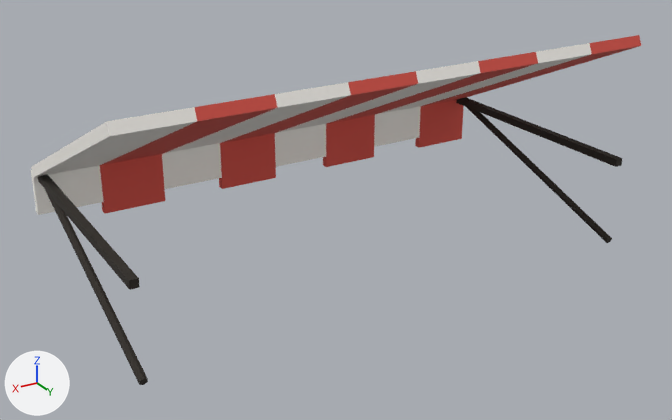
Two versions of the glTF model art/town/glb/awning.glb, one commit apart.
Rendered twice from a 50 mm camera at (1.69, 2.33, 1.52) aimed at (0.04, -0.43, 0.15). Lighting does not change. The marker at lower left points along +X, +Y and +Z. The picture after the commit comes second. Vertices at exactly the same position are counted once.

The scene before the commit, as lines of its bpy script (objects in view):
```python
me_awning = bpy.data.meshes.new('awning')
me_awning.from_pydata(...)  # 126 vertices, 256 faces; spans x -1.0..1.0, y -1.02..0.01, z -0.06..0.77
# faces by material slot: [96, 96, 64]
me_awning.materials.append(mat_red)  # red #d9554a
me_awning.materials.append(mat_white)  # white #fbf8f2
me_awning.materials.append(mat_ink)  # black #2f2a24
ob_awning = bpy.data.objects.new('awning', me_awning)
ob_awning.location = (0.0, 0.0, 0.0)
```
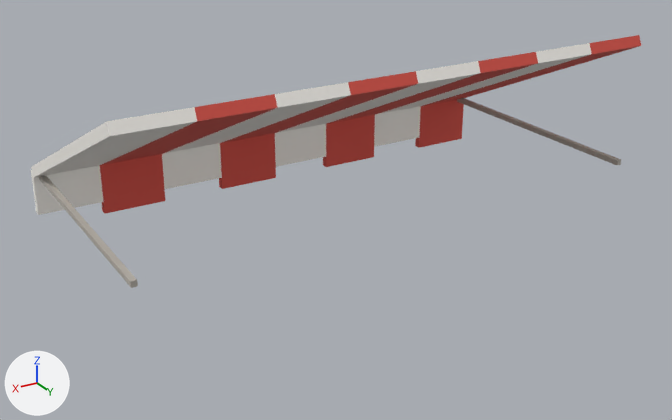
Edits to the bpy script that builds the scene:
```text
Add mat_stone:
    mat_stone = principled_material('stone')
    mat_stone.base_color = (0.485, 0.451, 0.402)  # grey #b9b3aa
    mat_stone.roughness = 0.9
Change me_awning:
    used by ob_awning; location = (0.0, 0.0, 0.0)
    remove me_awning.from_pydata(...)  # 126 vertices, 256 faces; spans x -1.0..1.0, y -1.02..0.01, z -0.06..0.77
    add me_awning.from_pydata(...)  # 102 vertices, 216 faces; spans x -1.0..1.0, y -1.02..0.01, z 0.08..0.77
    me_awning part 1: the loose piece of 12 vertices spanning x -0.98..-0.96, y -0.95..0.0, z -0.06..0.29 is deleted
    me_awning part 2: the loose piece of 12 vertices spanning x 0.96..0.98, y -0.95..0.0, z -0.06..0.29 is deleted
    me_awning part 3: 24 faces spanning x -0.98..0.98, y -1.0..0.0, z 0.27..0.29 switch from mat_ink (black #2f2a24) to mat_stone (grey #b9b3aa)
```

Changed parts and their boxes [x1, y1, x2, y2] in the pictures (672 x 420 px):
'awning', reshaped (28% shorter)
    before: [31, 35, 641, 385]
    after: [31, 35, 641, 288]
part 1 of me_awning, deleted
    before: [467, 107, 612, 243]
part 2 of me_awning, deleted
    before: [45, 190, 148, 385]
part 3 of me_awning, recoloured
    both: [39, 98, 621, 288]
